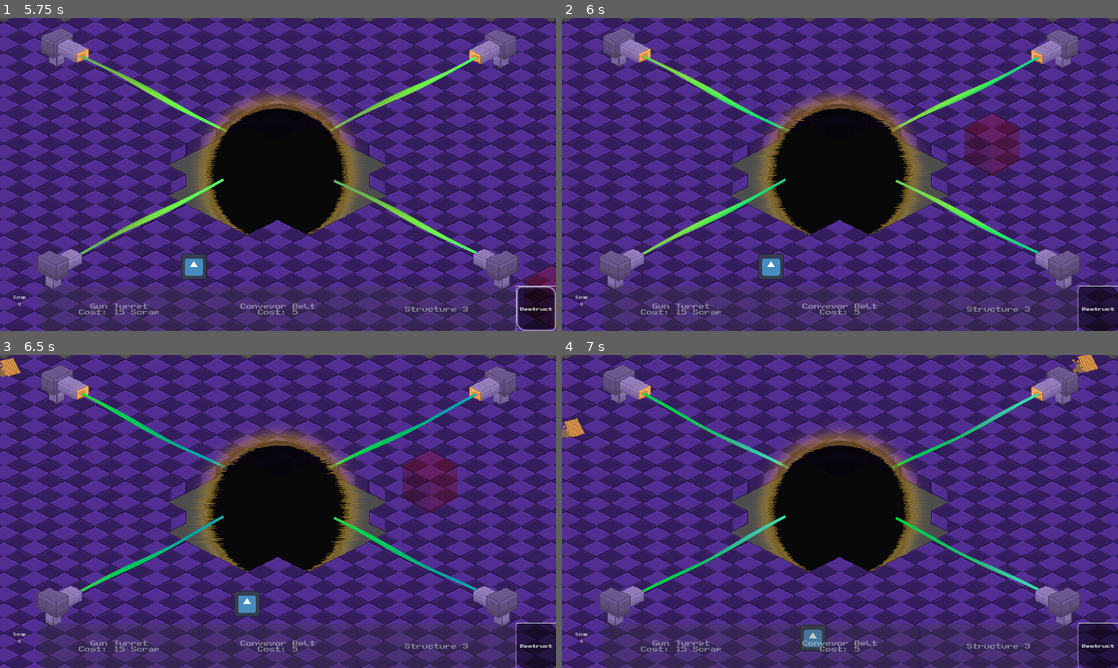
Above: before the commit, frames 1-4 (two rows, left to right).
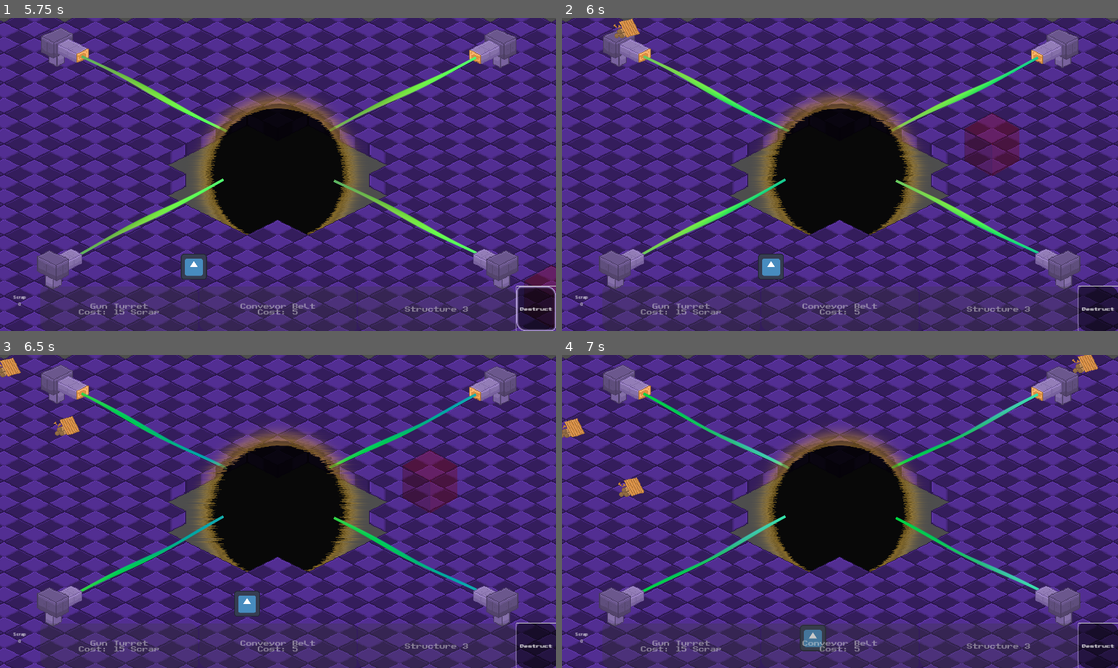
Above: after the commit, the same moments.

Repository: jkostello/Godot-Wild-Jam-69
Game: Godot game, scene res://UI/start_menu.tscn
Same seed, same stepped clock (60 frames per second), same inputs: the game is played once before the commit and once after it. The engine's default icon, where the game draws it, is replaced by a stand-in: a white triangle on a blue panel in a dark square. Sound files missing from this copy of the repository are replaced by a short silence.
Inputs (mouse positions are in pixels of both pictures, inside the frame that each line leads up to):
- Up to frame 1 (5.75 s): click "Start" at 0.5 s; click "Start" at 1.25 s; click "How To Play" at 2 s; click "Back" at 2.75 s; click "Options" at 3.5 s; click (278, 121) at 4.27 s; click "Destruct" at 5 s
- Up to frame 2 (6 s): tap Enter at 5.75 s; move the mouse to (962, 158) at 5.77 s; hold D (right) from 5.78 s (still down); hold Space (deselect) from 5.78 s (still down); click (962, 158) at 5.92 s
- Up to frame 3 (6.5 s): keep holding D (right); keep holding Space (deselect)
- Up to frame 4 (7 s): move the mouse to (728, 527) at 6.52 s; release D (right) at 6.53 s; release Space (deselect) at 6.53 s; hold S (down) from 6.53 s (still down); tap 1 (select_structure_1) at 6.6 s

Frame 1 is identical in both runs. In frame 2, 0.2% of the frame differs, in the area x 9-14%, y 0-7%; in frame 3, 0.2%; in frame 4, 0.2%, in the area x 10-15%, y 39-46%.
Error in both runs: Cannot call method 'change_scene_to_file' on a null value. (res://UI/start_menu.gd:17)

Commit message:
conmvreryter

Diff:
--- a/conveyor.gd
+++ b/conveyor.gd
@@ -8,31 +8,30 @@
 	value = 2
 
 func _physics_process(delta):
-	var push_vec : Vector2
 	match facing_dir:
 		0:
-			push_vec = Vector2(-2,-1).normalized()
 			$Sprite2D.flip_h = true
 			$Sprite2D.flip_v = true # Change this to vertical sprite
 		1:
-			push_vec = Vector2(2,-1).normalized()
 			$Sprite2D.flip_h = false
 			$Sprite2D.flip_v = true # Change this to vertical sprite
 		2:
-			push_vec = Vector2(2,1).normalized()
 			$Sprite2D.flip_h = false
 			$Sprite2D.flip_v = false # Change this to vertical sprite
 		3:
-			push_vec = Vector2(-2,1).normalized()
 			$Sprite2D.flip_h = true
 			$Sprite2D.flip_v = false # Change this to vertical sprite
 
 	for b in touching_bodies:
-		var temp_v = b.velocity
-		b.velocity = push_vec * strength
-		b.move_and_slide()
-		b.velocity = temp_v
-
+		match facing_dir:
+			0:
+				b.push1 = true
+			1:
+				b.push2 = true
+			2:
+				b.push3 = true
+			3:
+				b.push4 = true
 
 
 func _on_area_2d_body_entered(body):
@@ -41,3 +40,13 @@
 
 func _on_area_2d_body_exited(body):
 	touching_bodies.erase(body)
+
+	match facing_dir:
+		0:
+			body.push1 = false
+		1:
+			body.push2 = false
+		2:
+			body.push3 = false
+		3:
+			body.push4 = false
--- a/conveyor.tscn
+++ b/conveyor.tscn
@@ -10,7 +10,7 @@
 strength = 40.0
 
 [node name="Area2D" type="Area2D" parent="." index="0"]
-collision_layer = 8
+collision_layer = 136
 collision_mask = 6
 
 [node name="CollisionPolygon2D" type="CollisionPolygon2D" parent="Area2D" index="0"]
--- a/enemy.gd
+++ b/enemy.gd
@@ -1,4 +1,5 @@
 extends CharacterBody2D
+class_name Enemy
 
 @export var speed := 50.0
 @export var health := 3
@@ -6,6 +7,13 @@
 var player : CharacterBody2D
 var tangible := false
 var attacking := false
+
+
+var push1 := false
+var push2 := false
+var push3 := false
+var push4 := false
+
 
 func _ready():
 	player = get_tree().get_first_node_in_group("Player")
@@ -65,6 +73,23 @@
 		move_and_slide()
 
 
+	var temp_v = velocity
+	var push_vec := Vector2(0,0)
+	if push1:
+		push_vec += Vector2(-1,-0.5)
+	if push2:
+		push_vec += Vector2(1,-0.5)
+	if push3:
+		push_vec += Vector2(1,0.5)
+	if push4:
+		push_vec += Vector2(-1,0.5)
+
+	push_vec = push_vec.normalized()
+	velocity = push_vec * 50
+	move_and_slide()
+	velocity = temp_v
+
+
 func _on_die_finished():
 	queue_free()
 
--- a/enemy.tscn
+++ b/enemy.tscn
@@ -14,7 +14,7 @@
 [node name="Enemy" type="CharacterBody2D"]
 modulate = Color(1, 1, 1, 0)
 collision_layer = 4
-collision_mask = 5
+collision_mask = 69
 motion_mode = 1
 script = ExtResource("1_2offh")
 
--- a/laser.gd
+++ b/laser.gd
@@ -33,7 +33,7 @@
 func _on_area_2d_body_entered(body):
 	if (body == player):
 		repairing = true
-	else:
+	elif body is Enemy:
 		colliding_enemies += 1
 		body.attacking = true
 		body.get_node("Attack").play()
@@ -42,7 +42,7 @@
 func _on_area_2d_body_exited(body):
 	if (body == player):
 		repairing = false
-	else:
+	elif body is Enemy:
 		colliding_enemies -= 1
 		body.attacking = false
 
--- a/laser.tscn
+++ b/laser.tscn
@@ -64,6 +64,7 @@
 shape = SubResource("CapsuleShape2D_2eaqh")
 
 [node name="StaticBody2D" type="StaticBody2D" parent="Area2D"]
+collision_layer = 64
 collision_mask = 6
 
 [node name="CollisionShape2D" type="CollisionShape2D" parent="Area2D/StaticBody2D"]
@@ -73,7 +74,6 @@
 
 [node name="AnimatedSprite2D" type="AnimatedSprite2D" parent="."]
 position = Vector2(1.90735e-06, -3.8147e-06)
-scale = Vector2(1, 1)
 sprite_frames = SubResource("SpriteFrames_83u5x")
 
 [node name="ColorRect" type="ColorRect" parent="."]
--- a/level.tscn
+++ b/level.tscn
@@ -98,6 +98,81 @@
 shader_parameter/wave_offset = 1.8
 shader_parameter/iterations = 4
 
+[sub_resource type="Animation" id="Animation_8efte"]
+length = 0.001
+tracks/0/type = "value"
+tracks/0/imported = false
+tracks/0/enabled = true
+tracks/0/path = NodePath("TileMap/Void:scale")
+tracks/0/interp = 1
+tracks/0/loop_wrap = true
+tracks/0/keys = {
+"times": PackedFloat32Array(0),
+"transitions": PackedFloat32Array(1),
+"update": 0,
+"values": [Vector2(1, 1)]
+}
+tracks/1/type = "value"
+tracks/1/imported = false
+tracks/1/enabled = true
+tracks/1/path = NodePath("TileMap/Void/Centerblock/CollisionPolygon2D:disabled")
+tracks/1/interp = 1
+tracks/1/loop_wrap = true
+tracks/1/keys = {
+"times": PackedFloat32Array(0),
+"transitions": PackedFloat32Array(1),
+"update": 1,
+"values": [false]
+}
+tracks/2/type = "value"
+tracks/2/imported = false
+tracks/2/enabled = true
+tracks/2/path = NodePath("TileMap/Void/ColorRect2:z_index")
+tracks/2/interp = 1
+tracks/2/loop_wrap = true
+tracks/2/keys = {
+"times": PackedFloat32Array(0),
+"transitions": PackedFloat32Array(1),
+"update": 1,
+"values": [-1]
+}
+tracks/3/type = "value"
+tracks/3/imported = false
+tracks/3/enabled = true
+tracks/3/path = NodePath("TileMap/Void/ColorRect:z_index")
+tracks/3/interp = 1
+tracks/3/loop_wrap = true
+tracks/3/keys = {
+"times": PackedFloat32Array(0),
+"transitions": PackedFloat32Array(1),
+"update": 1,
+"values": [4]
+}
+tracks/4/type = "value"
+tracks/4/imported = false
+tracks/4/enabled = true
+tracks/4/path = NodePath("TileMap/Void/ColorRect2/AnimatedSprite2D2:modulate")
+tracks/4/interp = 1
+tracks/4/loop_wrap = true
+tracks/4/keys = {
+"times": PackedFloat32Array(0),
+"transitions": PackedFloat32Array(1),
+"update": 0,
+"values": [Color(1, 1, 1, 0.886275)]
+}
+tracks/5/type = "value"
+tracks/5/imported = false
+tracks/5/enabled = true
+tracks/5/path = NodePath("TileMap/Void/ColorRect/AnimatedSprite2D:modulate")
+tracks/5/interp = 1
+tracks/5/loop_wrap = true
+tracks/5/keys = {
+"times": PackedFloat32Array(0),
+"transitions": PackedFloat32Array(1),
+"update": 0,
+"values": [Color(1, 1, 1, 0.886275)]
+}
+
 [sub_resource type="Animation" id="Animation_mkug8"]
 resource_name = "die"
 tracks/0/type = "value"
@@ -173,81 +248,6 @@
 "values": [Color(1, 1, 1, 1)]
 }
 
-[sub_resource type="Animation" id="Animation_8efte"]
-length = 0.001
-tracks/0/type = "value"
-tracks/0/imported = false
-tracks/0/enabled = true
-tracks/0/path = NodePath("TileMap/Void:scale")
-tracks/0/interp = 1
-tracks/0/loop_wrap = true
-tracks/0/keys = {
-"times": PackedFloat32Array(0),
-"transitions": PackedFloat32Array(1),
-"update": 0,
-"values": [Vector2(1, 1)]
-}
-tracks/1/type = "value"
-tracks/1/imported = false
-tracks/1/enabled = true
-tracks/1/path = NodePath("TileMap/Void/Centerblock/CollisionPolygon2D:disabled")
-tracks/1/interp = 1
-tracks/1/loop_wrap = true
-tracks/1/keys = {
-"times": PackedFloat32Array(0),
-"transitions": PackedFloat32Array(1),
-"update": 1,
-"values": [false]
-}
-tracks/2/type = "value"
-tracks/2/imported = false
-tracks/2/enabled = true
-tracks/2/path = NodePath("TileMap/Void/ColorRect2:z_index")
-tracks/2/interp = 1
-tracks/2/loop_wrap = true
-tracks/2/keys = {
-"times": PackedFloat32Array(0),
-"transitions": PackedFloat32Array(1),
-"update": 1,
-"values": [-1]
-}
-tracks/3/type = "value"
-tracks/3/imported = false
-tracks/3/enabled = true
-tracks/3/path = NodePath("TileMap/Void/ColorRect:z_index")
-tracks/3/interp = 1
-tracks/3/loop_wrap = true
-tracks/3/keys = {
-"times": PackedFloat32Array(0),
-"transitions": PackedFloat32Array(1),
-"update": 1,
-"values": [4]
-}
-tracks/4/type = "value"
-tracks/4/imported = false
-tracks/4/enabled = true
-tracks/4/path = NodePath("TileMap/Void/ColorRect2/AnimatedSprite2D2:modulate")
-tracks/4/interp = 1
-tracks/4/loop_wrap = true
-tracks/4/keys = {
-"times": PackedFloat32Array(0),
-"transitions": PackedFloat32Array(1),
-"update": 0,
-"values": [Color(1, 1, 1, 0.886275)]
-}
-tracks/5/type = "value"
-tracks/5/imported = false
-tracks/5/enabled = true
-tracks/5/path = NodePath("TileMap/Void/ColorRect/AnimatedSprite2D:modulate")
-tracks/5/interp = 1
-tracks/5/loop_wrap = true
-tracks/5/keys = {
-"times": PackedFloat32Array(0),
-"transitions": PackedFloat32Array(1),
-"update": 0,
-"values": [Color(1, 1, 1, 0.886275)]
-}
-
 [sub_resource type="AnimationLibrary" id="AnimationLibrary_xx6d3"]
 _data = {
 "RESET": SubResource("Animation_8efte"),
--- a/player.gd
+++ b/player.gd
@@ -5,6 +5,12 @@
 @export var resource : int = 0
 
 var direction := Vector2.ZERO
+
+var push1 := false
+var push2 := false
+var push3 := false
+var push4 := false
+
 
 # Player movement
 func _physics_process(delta):
@@ -18,6 +24,23 @@
 	move_and_slide()
 
 
+	var temp_v = velocity
+	var push_vec := Vector2(0,0)
+	if push1:
+		push_vec += Vector2(-1,-0.5)
+	if push2:
+		push_vec += Vector2(1,-0.5)
+	if push3:
+		push_vec += Vector2(1,0.5)
+	if push4:
+		push_vec += Vector2(-1,0.5)
+
+	push_vec = push_vec.normalized()
+	velocity = push_vec * 50
+	move_and_slide()
+	velocity = temp_v
+
+
 func _on_steptimer_timeout():
 	if direction != Vector2.ZERO:
 		$AudioStreamPlayer.pitch_scale = randf_range(0.8,1.2)
--- a/resources/resource.gd
+++ b/resources/resource.gd
@@ -4,6 +4,12 @@
 @onready var structure_handler = get_node("/root/Level/CanvasLayer/structure_handler")
 var moving = true
 var destination_position = Vector2.ZERO
+
+var push1 := false
+var push2 := false
+var push3 := false
+var push4 := false
+
 
 func _ready():
 	destination_position = Vector2(self.global_position.x + randi_range(-100, 100), randi_range(-650, 650))
@@ -21,6 +27,21 @@
 		moving = false
 
 
+
+	var push_vec := Vector2(0,0)
+	if push1:
+		push_vec += Vector2(-1,-0.5)
+	if push2:
+		push_vec += Vector2(1,-0.5)
+	if push3:
+		push_vec += Vector2(1,0.5)
+	if push4:
+		push_vec += Vector2(-1,0.5)
+
+	push_vec = push_vec.normalized()
+	global_position += push_vec * 50 * delta
+
+
 # Add resources to player & delete self
 func _on_area_2d_body_entered(body):
 	if ((body == player) and (not moving)):
@@ -31,3 +52,27 @@
 
 func _on_audio_stream_player_finished():
 	queue_free()
+
+
+func _on_area_2d_2_area_entered(area):
+	match area.get_parent().facing_dir:
+			0:
+				push1 = true
+			1:
+				push2 = true
+			2:
+				push3 = true
+			3:
+				push4 = true
+
+
+func _on_area_2d_2_area_exited(area):
+	match area.get_parent().facing_dir:
+			0:
+				push1 = false
+			1:
+				push2 = false
+			2:
+				push3 = false
+			3:
+				push4 = false
--- a/resources/resource.tscn
+++ b/resources/resource.tscn
@@ -17,6 +17,13 @@
 [node name="CollisionShape2D" type="CollisionShape2D" parent="Area2D"]
 shape = SubResource("RectangleShape2D_xyhcs")
 
+[node name="Area2D2" type="Area2D" parent="."]
+collision_layer = 0
+collision_mask = 128
+
+[node name="CollisionShape2D" type="CollisionShape2D" parent="Area2D2"]
+shape = SubResource("RectangleShape2D_xyhcs")
+
 [node name="Sprite2D" type="Sprite2D" parent="."]
 position = Vector2(9.53674e-07, 0)
 scale = Vector2(0.719697, 0.719697)
@@ -28,9 +35,12 @@
 
 [node name="CharacterBody2D" type="CharacterBody2D" parent="."]
 collision_layer = 0
+collision_mask = 9
 
 [node name="CollisionShape2D" type="CollisionShape2D" parent="CharacterBody2D"]
 shape = SubResource("RectangleShape2D_xyhcs")
 
 [connection signal="body_entered" from="Area2D" to="." method="_on_area_2d_body_entered"]
+[connection signal="area_entered" from="Area2D2" to="." method="_on_area_2d_2_area_entered"]
+[connection signal="area_exited" from="Area2D2" to="." method="_on_area_2d_2_area_exited"]
 [connection signal="finished" from="AudioStreamPlayer" to="." method="_on_audio_stream_player_finished"]
